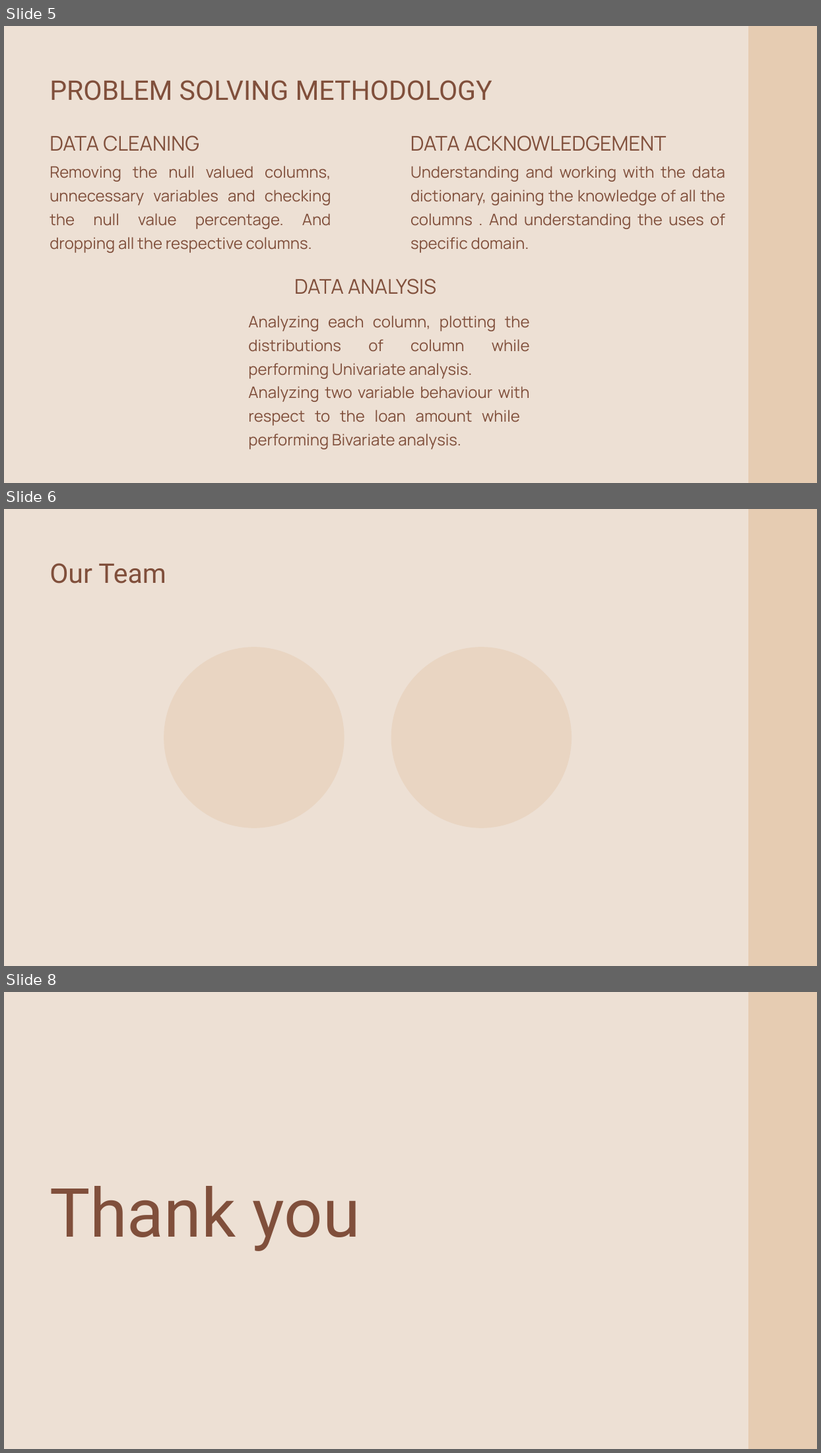
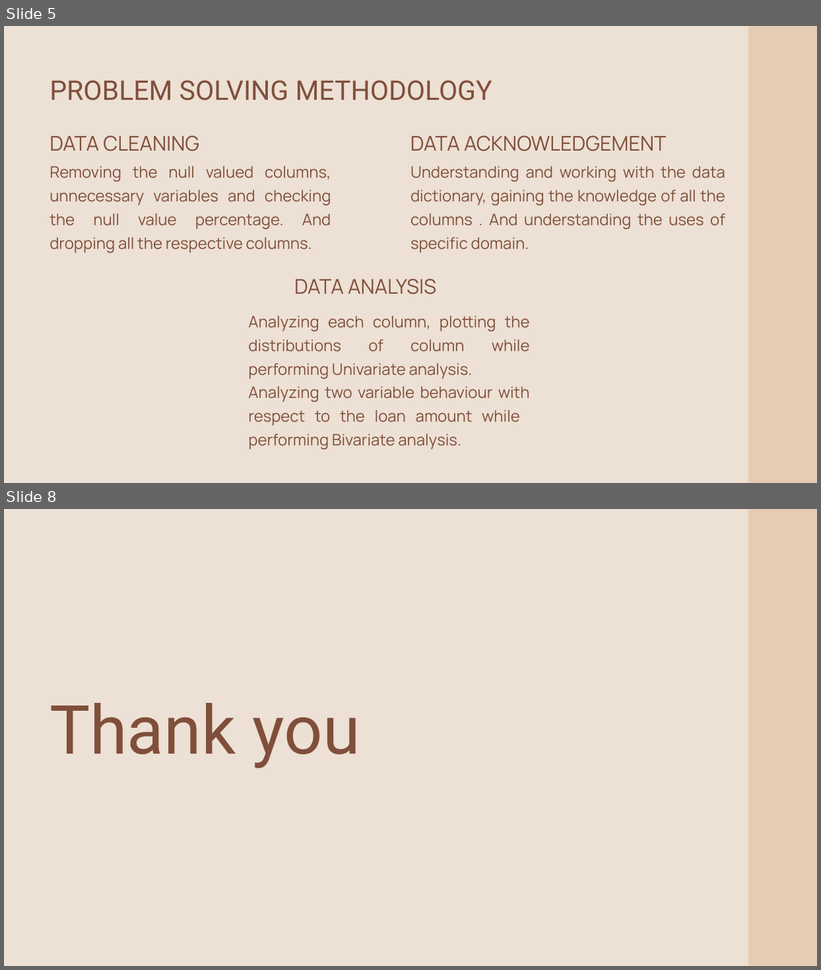
Before and after one commit to thomson18/lending_club_case_study, a slide deck: LENDING_CLUB_CASE_STUDY.pptx. Shown one above the other, each under a label of ours: slides 5, 6 and 8 before the commit, slides 5 and 8 after it; the slides between them are not shown. The pictures are 821x1453 and 821x970 pixels, drawn with LibreOffice and Linux fonts; fonts in the diff are those of the drawing. Boxes give left, top, right and bottom in pixels: in the first picture for what was removed or moved away, otherwise in the second. Text is boxed around its words. In the diff, an @@ line names an element or a change of style, - is before the commit and + after.

```diff
--- a/LENDING_CLUB_CASE_STUDY.pptx
+++ b/LENDING_CLUB_CASE_STUDY.pptx
@@ slide 6 removed at box(4, 509, 817, 966), background #EDE0D4 @@
@@ freeform shape removed at box(748, 509, 817, 966) @@
@@ text removed at box(50, 563, 166, 584) @@
-Our Team
@@ freeform shape removed at box(164, 647, 345, 828) @@
@@ freeform shape removed at box(391, 647, 572, 828) @@
```
Also in this commit, not shown: 2 slides added, 1 other slide removed, 1 other file.
